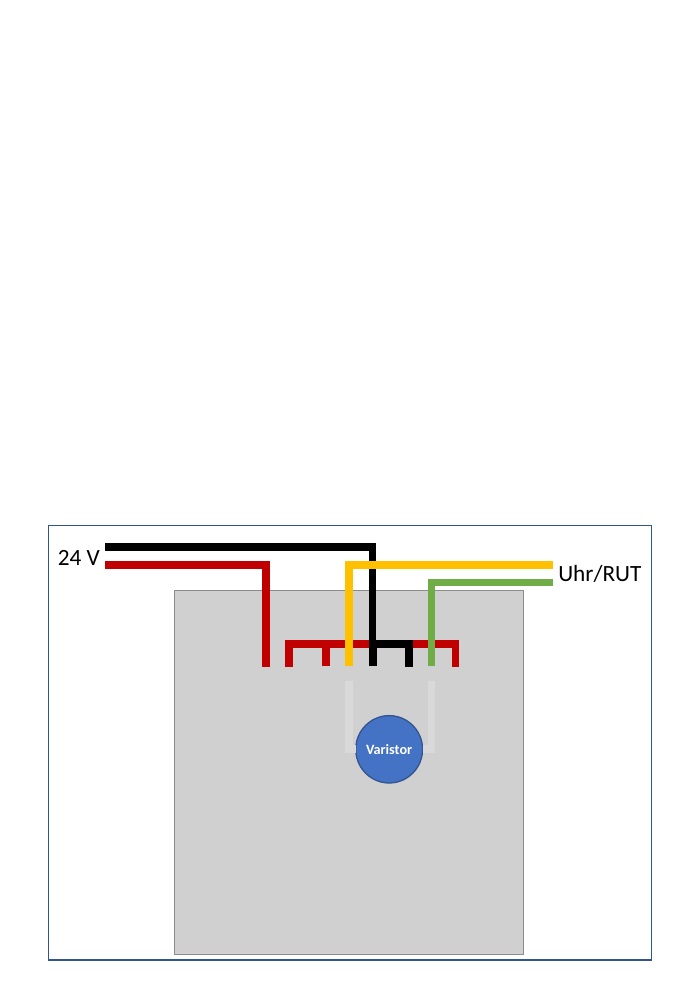
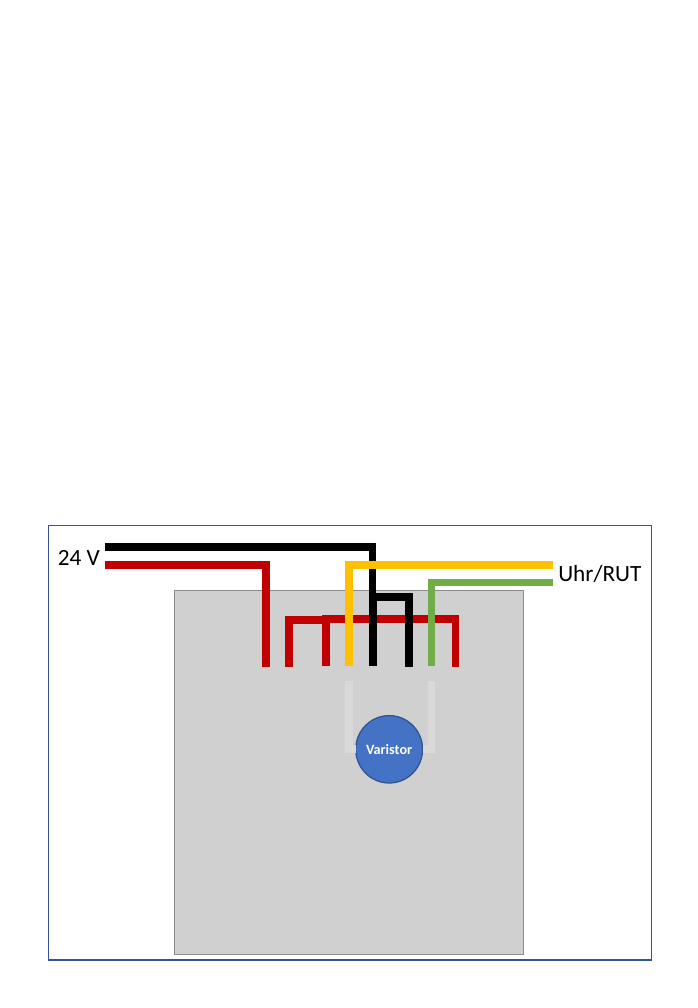
Before and after one commit to tellurianinteractive/Tellurian.Trains.ClockPulseService, a slide deck: slide 1 of Documentation/Documentation.pptx. Drawn at 698x1008 pixels with LibreOffice and Linux fonts; fonts in the diff are those of the drawing; grey boxes stand for pictures. Boxes give left, top, right and bottom in pixels: in the first picture for what was removed or moved away, otherwise in the second. Text is boxed around its words. In the diff, an @@ line names an element or a change of style, - is before the commit and + after.

```diff
--- a/Documentation/Documentation.pptx
+++ b/Documentation/Documentation.pptx
@@ elbow line (409, 667) - (373, 665): route changed @@
@@ elbow line (326, 666) - (289, 667): route changed @@
@@ elbow line (455, 667) - (327, 665): route changed @@
```
Also in this commit, not shown: 3 other files.
